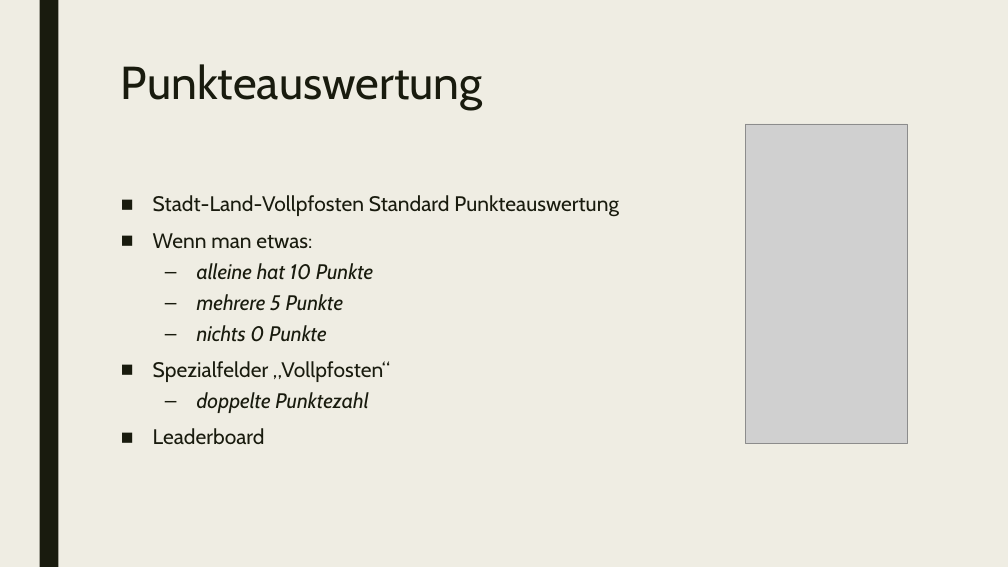
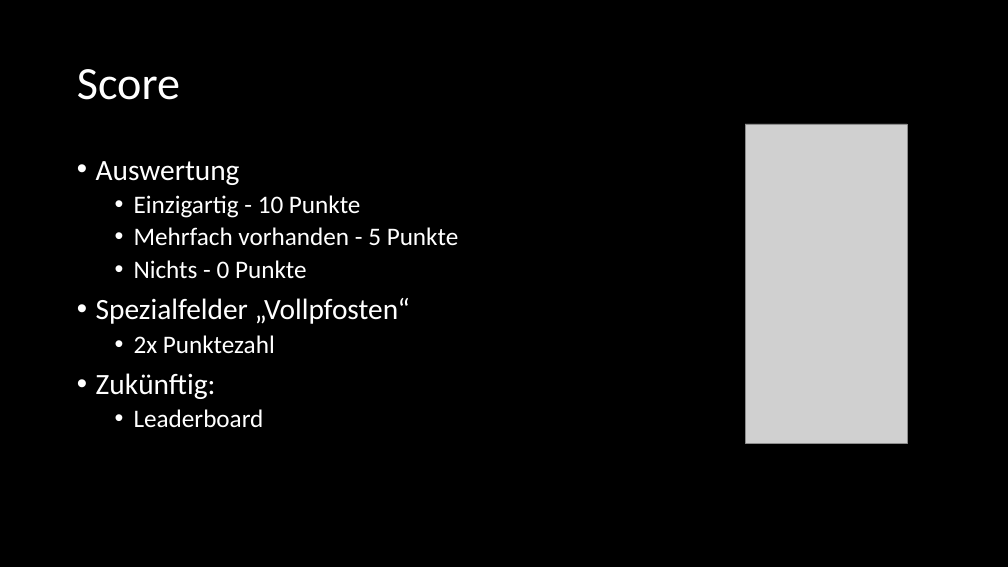
Before and after one commit to pfarrhoferphilip/Stadt-Land-Vollpfosten-Online, a slide deck: slide 6 of Dokumentation/Präsentation.pptx (slide 5 before the commit). Drawn at 1008x567 pixels with LibreOffice and Linux fonts; fonts in the diff are those of the drawing; grey boxes stand for pictures. Boxes give left, top, right and bottom in pixels: in the first picture for what was removed or moved away, otherwise in the second. Text is boxed around its words. In the diff, an @@ line names an element or a change of style, - is before the commit and + after.

```diff
--- a/Dokumentation/Präsentation.pptx
+++ b/Dokumentation/Präsentation.pptx
@@ background #EFEDE3 to #000000 @@
@@ rectangle removed at bbox=[39, 0, 58, 567] @@
@@ title "Score" at bbox=[77, 69, 180, 100]: vertical alignment top to middle @@
@@ title at bbox=[77, 69, 180, 100]: text changed; font Cabin to Calibri; text colour #191B0E to #FFFFFF @@
-Punkteauswertung
+Score
@@ text "Auswertung": place and size @@
-text "Auswertung" at bbox=[153, 195, 619, 444]
+text "Auswertung" at bbox=[96, 161, 459, 427]
@@ text at bbox=[96, 161, 459, 279]: text changed; size 20 to 24 pt; font Cabin to Calibri; text colour #191B0E to #FFFFFF @@
-■ Stadt-Land-Vollpfosten Standard Punkteauswertung
-■ Wenn man etwas:
-  – alleine hat 10 Punkte
-  – mehrere 5 Punkte
-  – nichts 0 Punkte
+• Auswertung
+  • Einzigartig - 10 Punkte
+  • Mehrfach vorhanden - 5 Punkte
+  • Nichts - 0 Punkte
@@ text at bbox=[96, 298, 410, 427]: size 20 to 28 pt in "Spezialfelder „Vollpfosten“"; font Cabin to Calibri, text colour #191B0E to #FFFFFF in "Spezialfelder „Vollpfosten“", "Leaderboard"; size 20 to 24 pt in "Leaderboard"; bullet ■ to •; line spacing 0.94 to 0.9; less space between paragraphs; list level 1 to 2 in "Leaderboard" @@
@@ text at bbox=[96, 335, 275, 399]: text changed; size 20 to 24 pt; font Cabin to Calibri; text colour #191B0E to #FFFFFF; italic off @@
-  – doppelte Punktezahl
+  • 2x Punktezahl
+• Zukünftig:
```
Also in this commit, not shown: 5 other slides changed, 3 slides added, 1 slide removed, 2 other files.
